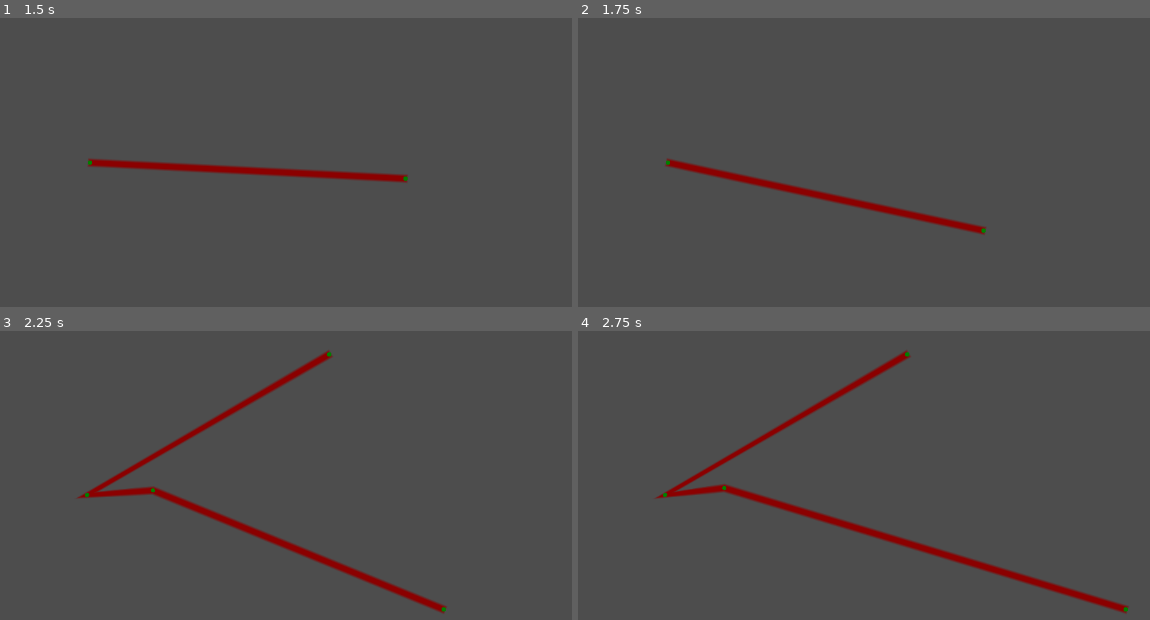
Above: before the commit, frames 1-4 (two rows, left to right).
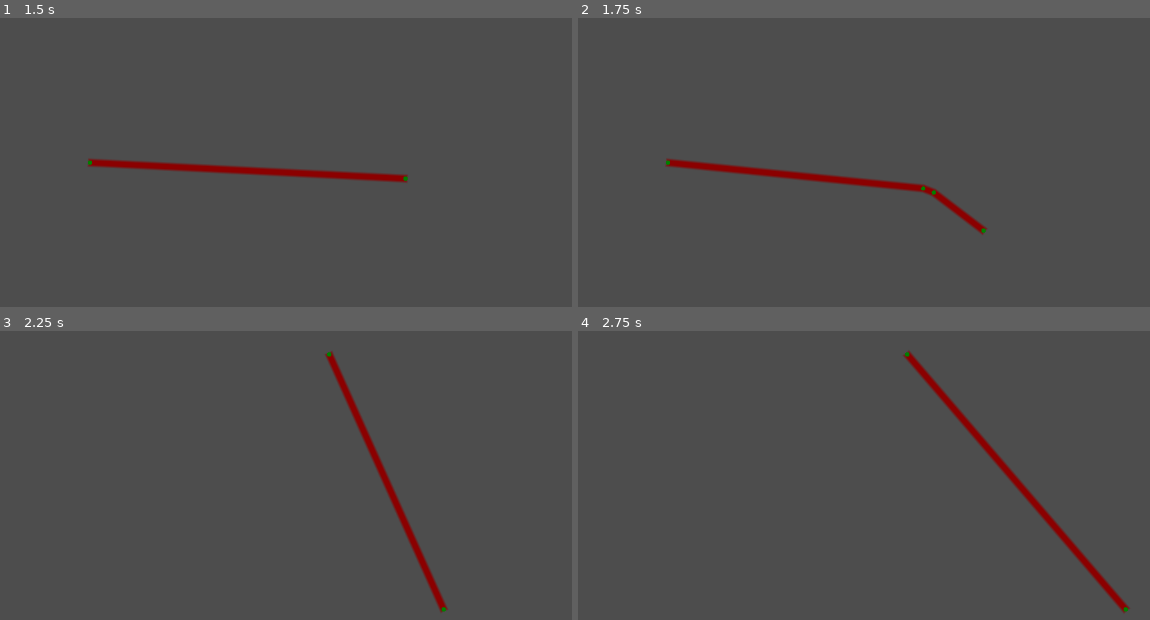
Above: after the commit, the same moments.

Repository: oli-the-broccoli/taught-rope
Game: Godot game, scene res://test_scene.tscn
The game is run twice, just before and just after one commit, with the same random seed, the same clock (stepped at 60 frames per second) and the same inputs.
Inputs (mouse positions are in pixels of both pictures, inside the frame that each line leads up to):
- Up to frame 1 (1.5 s): tap Enter at 0.5 s; move the mouse to (423, 119) at 0.52 s; hold Right 0.53-1.28 s; move the mouse to (91, 162) at 1.27 s; hold Down from 1.28 s (still down)
- Up to frame 2 (1.75 s): keep holding Down
- Up to frame 3 (2.25 s): move the mouse to (331, 354) at 2.02 s; release Down at 2.03 s; hold Right from 2.03 s (still down)
- Up to frame 4 (2.75 s): keep holding Right

Frame 1 is identical in both runs. In frame 2, 2.7% of the frame differs, in the area x 16-72%, y 49-75%; in frame 3, 4.1%; in frame 4, 4.7%, in the area x 13-97%, y 6-98%.

Commit message:
added another object to test scene

Diff:
--- a/test_scene.tscn
+++ b/test_scene.tscn
@@ -1,10 +1,12 @@
-[gd_scene load_steps=4 format=3 uid="uid://c76517rs4di3t"]
+[gd_scene load_steps=5 format=3 uid="uid://c76517rs4di3t"]
 
 [ext_resource type="Script" uid="uid://2rvyef4f7j8l" path="res://test_scene.gd" id="1_ia1lp"]
 [ext_resource type="Script" uid="uid://fud7pr2rp6cm" path="res://addons/taught_rope/taught_rope.gd" id="2_sasra"]
 
 [sub_resource type="CircleShape2D" id="CircleShape2D_ia1lp"]
-radius = 35.902645
+radius = 25.495098
+
+[sub_resource type="CircleShape2D" id="CircleShape2D_sasra"]
 
 [node name="TestScene" type="Node2D" node_paths=PackedStringArray("rope")]
 script = ExtResource("1_ia1lp")
@@ -12,9 +14,6 @@
 
 [node name="TaughtRope" type="Node2D" parent="."]
 script = ExtResource("2_sasra")
-detection_type = null
-collision_mask = null
-CCD_group = null
 metadata/_custom_type_script = "uid://fud7pr2rp6cm"
 
 [node name="Camera2D" type="Camera2D" parent="."]
@@ -26,3 +25,10 @@
 [node name="CollisionShape2D" type="CollisionShape2D" parent="StaticBody2D"]
 position = Vector2(-29, 12)
 shape = SubResource("CircleShape2D_ia1lp")
+
+[node name="StaticBody2D2" type="StaticBody2D" parent="."]
+position = Vector2(-6, 30)
+
+[node name="CollisionShape2D" type="CollisionShape2D" parent="StaticBody2D2"]
+position = Vector2(51, 3)
+shape = SubResource("CircleShape2D_sasra")
